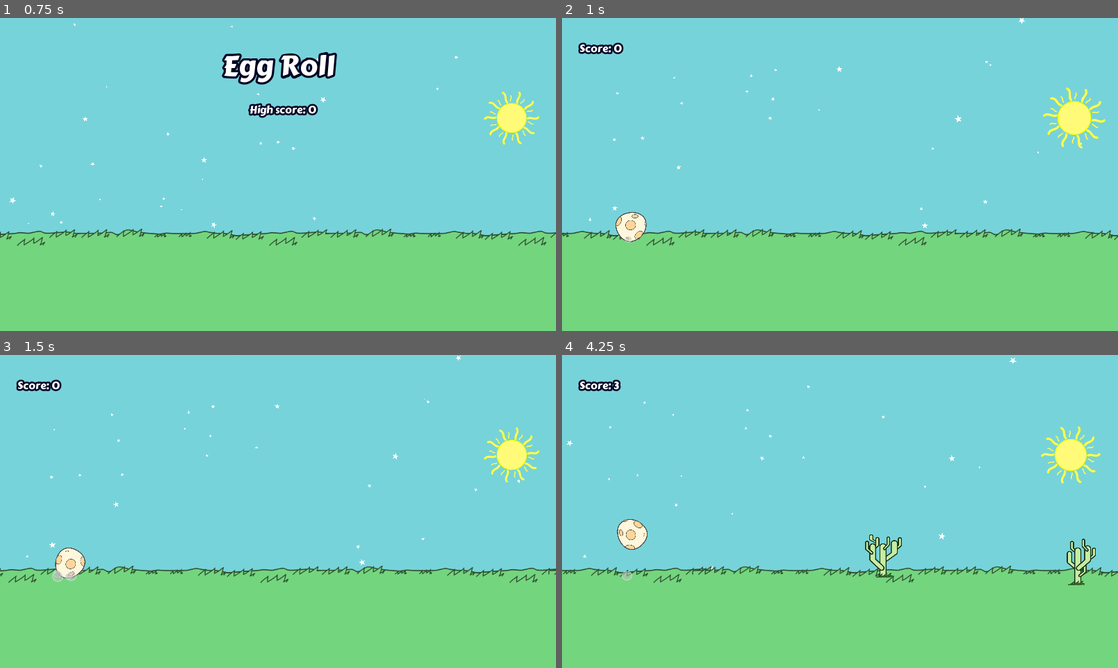
Above: before the commit, frames 1-4 (two rows, left to right).
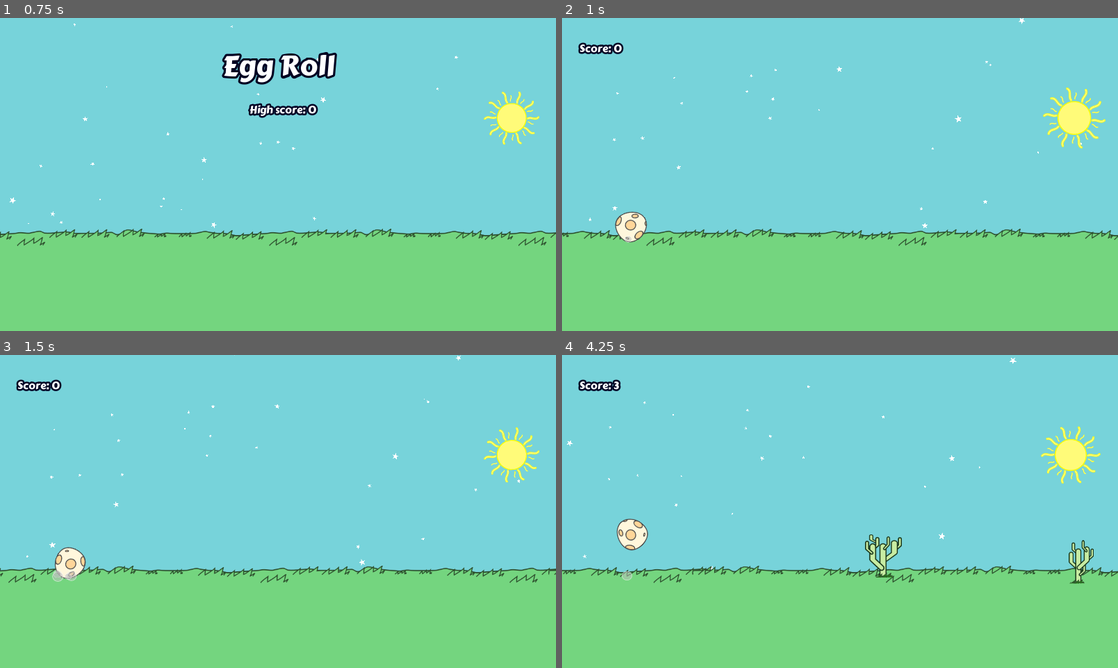
Above: after the commit, the same moments.

Repository: deutandev/Godot-Egg-Roll
Game: Godot game, scene res://src/UI/title.tscn
The game is run twice, just before and just after one commit, with the same random seed, the same clock (stepped at 60 frames per second) and the same inputs.
Inputs:
- Up to frame 1 (0.75 s): no input
- Up to frame 2 (1 s): tap Space (jump) at 0.77 s
- Up to frame 3 (1.5 s): no input
- Up to frame 4 (4.25 s): tap Space (jump) at 1.52, 3.02, 3.77 s

Frame 1 is identical in both runs. In frame 2, 0.1% of the frame differs, in the area x 9-16%, y 61-72%; in frame 3, 0.1%; in frame 4, 0.5%, in the area x 9-96%, y 52-74%.

Commit message:
Optimize assets resolution

Diff:
--- a/src/Obstacles/Obstacle.tscn
+++ b/src/Obstacles/Obstacle.tscn
@@ -19,7 +19,6 @@
 
 [node name="Sprite" type="Sprite" parent="."]
 position = Vector2( 0, -4.23782 )
-scale = Vector2( 0.5, 0.463467 )
 texture = ExtResource( 2 )
 
 [node name="VisibilityNotifier2D" type="VisibilityNotifier2D" parent="."]
--- a/src/Obstacles/Obstacle2.tscn
+++ b/src/Obstacles/Obstacle2.tscn
@@ -18,7 +18,6 @@
 
 [node name="Sprite" type="Sprite" parent="."]
 position = Vector2( 17.4617, -17.8775 )
-scale = Vector2( 0.5, 0.5 )
 texture = ExtResource( 2 )
 
 [node name="VisibilityNotifier2D" type="VisibilityNotifier2D" parent="."]
--- a/src/Player/Player.tscn
+++ b/src/Player/Player.tscn
@@ -39,7 +39,6 @@
 script = ExtResource( 2 )
 
 [node name="Sprite" type="Sprite" parent="Player"]
-scale = Vector2( 0.337361, 0.337361 )
 texture = ExtResource( 1 )
 
 [node name="AnimationPlayer" type="AnimationPlayer" parent="Player/Sprite"]
--- a/src/bg/Background.tscn
+++ b/src/bg/Background.tscn
@@ -96,9 +96,9 @@
 texture = ExtResource( 2 )
 
 [node name="sun" type="Sprite" parent="."]
-position = Vector2( 1180, 230 )
-rotation = 1.58463
-scale = Vector2( 0.848679, 0.848679 )
+position = Vector2( 854.598, 230 )
+rotation = 1.68368
+scale = Vector2( 0.839221, 0.839221 )
 texture = ExtResource( 4 )
 
 [node name="RotateMoveSun" type="AnimationPlayer" parent="."]
Binary file changed: src/img/cactus.png
Binary file changed: src/img/cactus2.png
Binary file changed: src/img/egg.png
